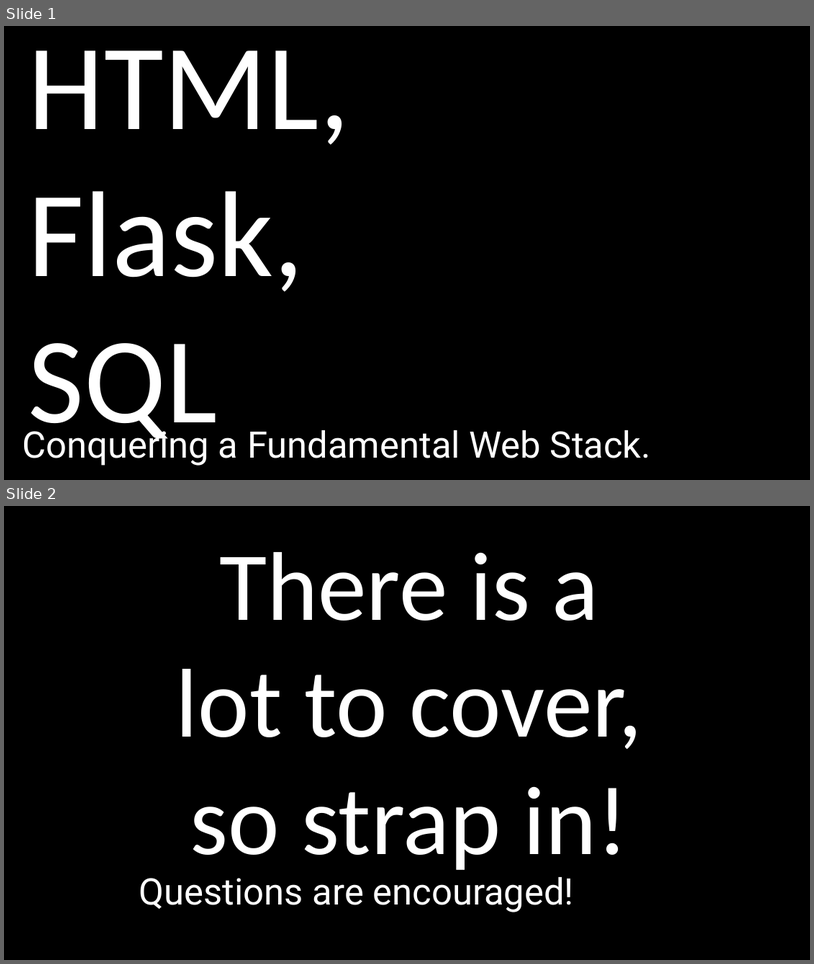
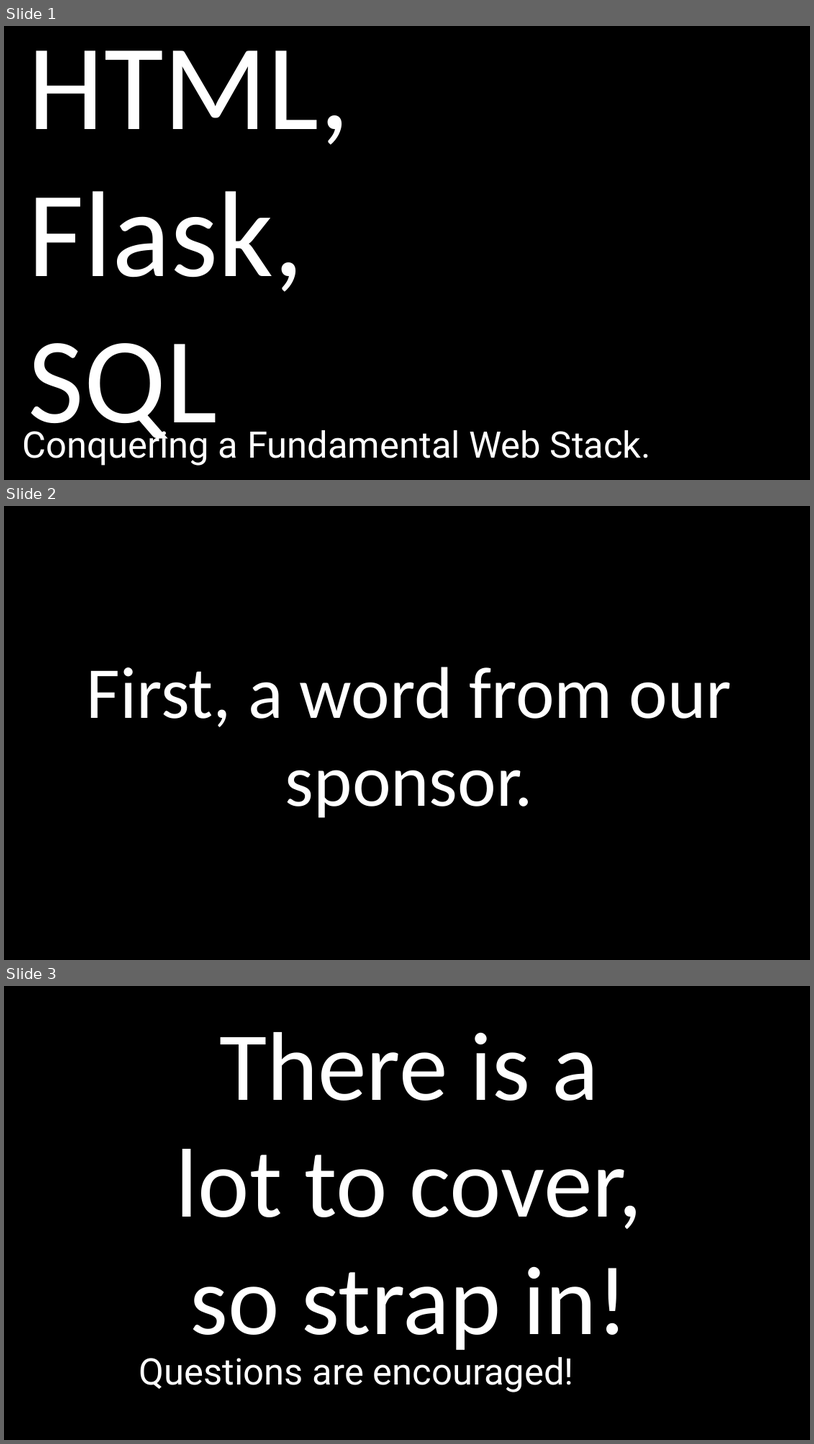
Before and after one commit to alexacallmebaka/htmlflasksql, a slide deck: slides/deck.odp. Shown one above the other, each under a label of ours: slides 1 and 2 before the commit, slides 1, 2 and 3 after it. The pictures are 814x964 and 814x1444 pixels, drawn with LibreOffice and Linux fonts; fonts in the diff are those of the drawing. Boxes give left, top, right and bottom in pixels: in the first picture for what was removed or moved away, otherwise in the second. Text is boxed around its words. In the diff, an @@ line names an element or a change of style, - is before the commit and + after.

```diff
--- a/slides/deck.odp
+++ b/slides/deck.odp
@@ slide 2 added at (4,506,810,960), background #000000 @@
@@ title added at (87,667,732,818), 72 pt, text #FFFFFF @@
+First, a word from our sponsor.
@@ what was slide 2 is now slide 3 @@
```
Also in this commit, not shown: 2 slides changed, 4 other files.
